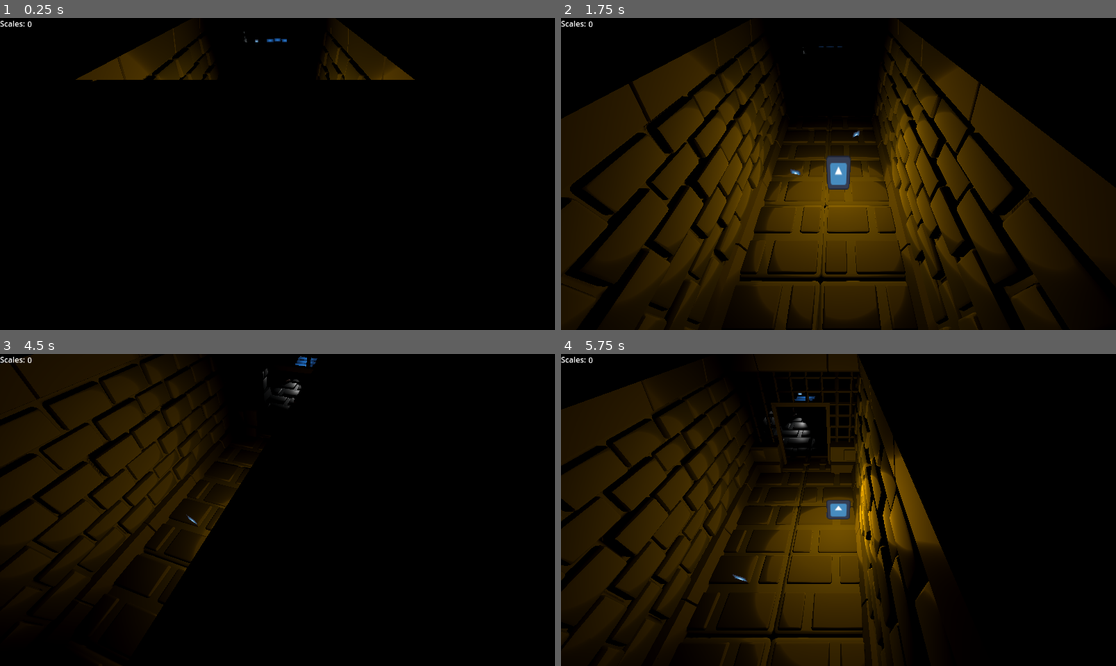
Above: before the commit, frames 1-4 (two rows, left to right).
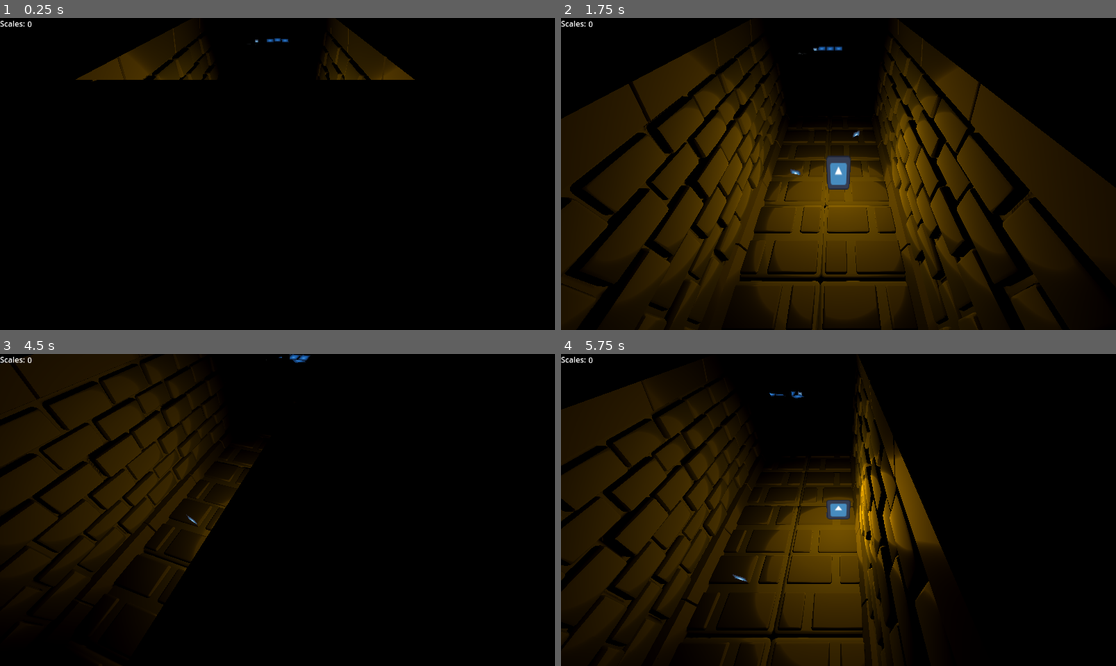
Above: after the commit, the same moments.

Repository: arrowira/KenneyJam
Game: Godot game, scene res://Scenes/Main.tscn
Two runs of this game, one before a commit and one after it. Both use one fixed random seed, a clock stepped at 60 frames per second and the inputs below. The engine's default icon, where the game draws it, is replaced by a stand-in: a white triangle on a blue panel in a dark square.
Inputs:
- Up to frame 1 (0.25 s): no input
- Up to frame 2 (1.75 s): tap Enter at 0.5 s; hold Ctrl (crouch) 0.53-1.28 s; hold W (up) from 0.53 s (still down); tap Shift (run) at 1.35 s
- Up to frame 3 (4.5 s): release W (up) at 2.03 s; hold Ctrl (crouch) 2.03-2.78 s; hold Q (cleft) 2.03-3.53 s; tap Space at 2.75, 4.25 s; tap Shift (run) at 2.85, 4.35 s; tap Enter at 3.5 s; hold S (down) 3.53-4.28 s; hold Ctrl (crouch) 3.53-4.28 s; hold E (cright) from 4.28 s (still down)
- Up to frame 4 (5.75 s): release E (cright) at 5.03 s; hold W (up) from 5.03 s (still down); hold Ctrl (crouch) from 5.03 s (still down)

The runs differ from the first frame. In frame 1, less than 0.1% of the frame differs, in the area x 43-53%, y 4-8%; in frame 2, less than 0.1%; in frame 3, 0.3%; in frame 4, 2.0%, in the area x 35-54%, y 0-39%.

Commit message:
Half Done Main Scene

Diff:
--- /dev/null
+++ b/kenney-jam/Scenes/Decorations/WallCorner.tscn
@@ -0,0 +1,23 @@
+[gd_scene load_steps=4 format=3 uid="uid://clhf7suosn316"]
+
+[ext_resource type="PackedScene" uid="uid://c0j7adwgu5owc" path="res://KayKit Dungeon Pack 1.0/Models/gltf/wallCorner.gltf.glb" id="1_tevg7"]
+
+[sub_resource type="BoxShape3D" id="BoxShape3D_g8yjt"]
+size = Vector3(1.4366913, 4.092041, 2.6637268)
+
+[sub_resource type="BoxShape3D" id="BoxShape3D_n6jfb"]
+size = Vector3(1.2659302, 4.083008, 1.3813477)
+
+[node name="WallCorner" type="Node3D"]
+
+[node name="wallCorner_gltf" parent="." instance=ExtResource("1_tevg7")]
+
+[node name="StaticBody3D" type="StaticBody3D" parent="."]
+
+[node name="CollisionShape3D" type="CollisionShape3D" parent="StaticBody3D"]
+transform = Transform3D(1, 0, 0, 0, 1, 0, 0, 0, 1, -0.021400452, 2.0257568, 0.6324005)
+shape = SubResource("BoxShape3D_g8yjt")
+
+[node name="CollisionShape3D2" type="CollisionShape3D" parent="StaticBody3D"]
+transform = Transform3D(1, 0, 0, 0, 1, 0, 0, 0, 1, -1.3405068, 2.0298467, 0.0026855469)
+shape = SubResource("BoxShape3D_n6jfb")
--- a/kenney-jam/Scenes/Main.tscn
+++ b/kenney-jam/Scenes/Main.tscn
@@ -17,7 +17,7 @@
 [ext_resource type="PackedScene" uid="uid://ollbhgqv15eu" path="res://Scenes/Decorations/wall.tscn" id="14_sxkr1"]
 [ext_resource type="AudioStream" uid="uid://b51vlpq523nmo" path="res://Sounds/soundreality-wind-blowing-457954.mp3" id="15_h1m7h"]
 [ext_resource type="AudioStream" uid="uid://mc812laenst" path="res://Sounds/sspsurvival-campfire-by-the-lake-campfire-by-the-swamp-the-sound-of-a-campfire-539178.mp3" id="16_erwvk"]
-[ext_resource type="PackedScene" uid="uid://ditc3wweafh43" path="res://Scenes/Decorations/Gate.tscn" id="16_sxkr1"]
+[ext_resource type="PackedScene" uid="uid://clhf7suosn316" path="res://Scenes/Decorations/WallCorner.tscn" id="16_sxkr1"]
 [ext_resource type="PackedScene" uid="uid://cpp5ehejmhh71" path="res://KayKit Dungeon Pack 1.0/Models/gltf/bookcaseWide.gltf.glb" id="17_2w5on"]
 [ext_resource type="PackedScene" uid="uid://b24m11ishcol7" path="res://Scenes/snake/snake.tscn" id="18_346fj"]
 
@@ -144,24 +144,6 @@
 [node name="wall_gltf39" parent="Geometry" instance=ExtResource("4_rgh2o")]
 transform = Transform3D(-3.934025e-08, 0, -0.9, 0, 0.9, 0, 0.9, 0, -3.934025e-08, 0.14670467, 0, -34.10179)
 
-[node name="wall_gltf30" parent="Geometry" instance=ExtResource("4_rgh2o")]
-transform = Transform3D(-3.934025e-08, 0, -0.9, 0, 0.9, 0, 0.9, 0, -3.934025e-08, -4.991352, 0, -23.54627)
-
-[node name="wall_gltf33" parent="Geometry" instance=ExtResource("4_rgh2o")]
-transform = Transform3D(-3.934025e-08, 0, -0.9, 0, 0.9, 0, 0.9, 0, -3.934025e-08, -4.991352, 0, -27.105042)
-
-[node name="wall_gltf52" parent="Geometry" instance=ExtResource("4_rgh2o")]
-transform = Transform3D(-3.934025e-08, 0, -0.9, 0, 0.9, 0, 0.9, 0, -3.934025e-08, -4.991352, 0, -16.46423)
-
-[node name="wall_gltf53" parent="Geometry" instance=ExtResource("4_rgh2o")]
-transform = Transform3D(-3.934025e-08, 0, -0.9, 0, 0.9, 0, 0.9, 0, -3.934025e-08, -4.991352, 0, -20.022999)
-
-[node name="wall_gltf34" parent="Geometry" instance=ExtResource("4_rgh2o")]
-transform = Transform3D(-3.934025e-08, 0, -0.9, 0, 0.9, 0, 0.9, 0, -3.934025e-08, -4.991352, 0, -30.30303)
-
-[node name="wall_gltf35" parent="Geometry" instance=ExtResource("4_rgh2o")]
-transform = Transform3D(-3.934025e-08, 0, -0.9, 0, 0.9, 0, 0.9, 0, -3.934025e-08, -4.991352, 0, -33.8618)
-
 [node name="wall_gltf41" parent="Geometry" instance=ExtResource("4_rgh2o")]
 transform = Transform3D(-3.934025e-08, 0, -0.9, 0, 0.9, 0, 0.9, 0, -3.934025e-08, -11.285173, 0, -18.16977)
 
@@ -217,7 +199,7 @@
 transform = Transform3D(-0.9, 0, 7.86805e-08, 0, 0.9, 0, -7.86805e-08, 0, -0.9, 10.473759, 0, -31.968298)
 
 [node name="wall_gltf31" parent="Geometry" instance=ExtResource("4_rgh2o")]
-transform = Transform3D(-0.9, 0, 7.86805e-08, 0, 0.9, 0, -7.86805e-08, 0, -0.9, -3.7447119, 0, -22.451092)
+transform = Transform3D(-0.9, 0, 7.86805e-08, 0, 0.9, 0, -7.86805e-08, 0, -0.9, 0.90025616, 0, -19.31589)
 
 [node name="wall_gltf32" parent="Geometry" instance=ExtResource("4_rgh2o")]
 transform = Transform3D(-0.9, 0, 7.86805e-08, 0, 0.9, 0, -7.86805e-08, 0, -0.9, -0.19874668, 0, -22.451092)
@@ -225,12 +207,6 @@
 [node name="wall_gltf13" parent="Geometry" instance=ExtResource("4_rgh2o")]
 transform = Transform3D(-0.9, 0, 7.86805e-08, 0, 0.9, 0, -7.86805e-08, 0, -0.9, 16.24529, 0, -8.931407)
 
-[node name="wall_gltf10" parent="Geometry" instance=ExtResource("4_rgh2o")]
-transform = Transform3D(-0.9, 0, 7.86805e-08, 0, 0.9, 0, -7.86805e-08, 0, -0.9, -6.123011, 0, -8.904314)
-
-[node name="wall_gltf36" parent="Geometry" instance=ExtResource("4_rgh2o")]
-transform = Transform3D(-0.9, 0, 7.86805e-08, 0, 0.9, 0, -7.86805e-08, 0, -0.9, -9.687098, 0, -8.904314)
-
 [node name="tileBrickA_small_gltf" parent="Geometry" instance=ExtResource("4_pbw6q")]
 transform = Transform3D(0.9, 0, 0, 0, 0.9, 0, 0, 0, 0.9, -1.2482378, -0.8351272, 0.29827416)
 
@@ -1128,12 +1104,6 @@
 [node name="tileBrickA_small_gltf8" parent="Geometry" instance=ExtResource("4_pbw6q")]
 transform = Transform3D(0.9, 0, 0, 0, 0.9, 0, 0, 0, 0.9, 0.5377438, -0.8351272, 3.8686886)
 
-[node name="wallCorner_gltf" parent="Geometry" instance=ExtResource("5_jw32o")]
-transform = Transform3D(0.9, 0, 0, 0, 0.9, 0, 0, 0, 0.9, -2.568208, 0, -8.904676)
-
-[node name="wallCorner_gltf2" parent="Geometry" instance=ExtResource("5_jw32o")]
-transform = Transform3D(-0.007681149, 0, 0.8999672, 0, 0.9, 0, -0.8999672, 0, -0.007681149, 2.041827, 0, -8.904676)
-
 [node name="wallCorner_gltf4" parent="Geometry" instance=ExtResource("5_jw32o")]
 transform = Transform3D(-0.023669036, 0, -0.8996886, 0, 0.9, 0, 0.8996886, 0, -0.023669036, 18.728455, 9.536743e-07, -8.926356)
 
@@ -1158,9 +1128,6 @@
 [node name="bookcaseWide_gltf" parent="Geometry" instance=ExtResource("17_2w5on")]
 transform = Transform3D(0.94195795, 0, -0.3357311, 0, 1, 0, 0.3357311, 0, 0.94195795, -2.469521, 0, -11.300618)
 
-[node name="wall_gltf54" parent="Geometry" instance=ExtResource("14_sxkr1")]
-transform = Transform3D(-4.371139e-08, 0, 1, 0, 1, 0, -1, 0, -4.371139e-08, -3.246788, 0, -14.532382)
-
 [node name="wall_gltf5" parent="Geometry" instance=ExtResource("14_sxkr1")]
 transform = Transform3D(0.9, 0, 0, 0, 0.9, 0, 0, 0, 0.9, 0.9580674, 0, 3.873672)
 
@@ -1170,6 +1137,24 @@
 [node name="wall_gltf55" parent="Geometry" instance=ExtResource("14_sxkr1")]
 transform = Transform3D(-3.934025e-08, 0, 0.9, 0, 0.9, 0, -0.9, 0, -3.934025e-08, 1.9760649, 0, -2.0188944)
 
+[node name="wall_gltf54" parent="Geometry" instance=ExtResource("14_sxkr1")]
+transform = Transform3D(-3.934025e-08, 0, 0.9, 0, 0.9, 0, -0.9, 0, -3.934025e-08, -4.9728365, 0, -16.405201)
+
+[node name="wall_gltf60" parent="Geometry" instance=ExtResource("14_sxkr1")]
+transform = Transform3D(-3.934025e-08, 0, 0.9, 0, 0.9, 0, -0.9, 0, -3.934025e-08, -4.9984636, 0, -19.973595)
+
+[node name="wall_gltf61" parent="Geometry" instance=ExtResource("14_sxkr1")]
+transform = Transform3D(-3.934025e-08, 0, 0.9, 0, 0.9, 0, -0.9, 0, -3.934025e-08, -4.9728365, 0, -23.486807)
+
+[node name="wall_gltf62" parent="Geometry" instance=ExtResource("14_sxkr1")]
+transform = Transform3D(-3.934025e-08, 0, 0.9, 0, 0.9, 0, -0.9, 0, -3.934025e-08, -4.9984636, 0, -27.0552)
+
+[node name="wall_gltf63" parent="Geometry" instance=ExtResource("14_sxkr1")]
+transform = Transform3D(-3.934025e-08, 0, 0.9, 0, 0.9, 0, -0.9, 0, -3.934025e-08, -4.9728365, 0, -30.655256)
+
+[node name="wall_gltf64" parent="Geometry" instance=ExtResource("14_sxkr1")]
+transform = Transform3D(-3.934025e-08, 0, 0.9, 0, 0.9, 0, -0.9, 0, -3.934025e-08, -4.9984636, 0, -34.223648)
+
 [node name="wall_gltf56" parent="Geometry" instance=ExtResource("14_sxkr1")]
 transform = Transform3D(-3.934025e-08, 0, 0.9, 0, 0.9, 0, -0.9, 0, -3.934025e-08, 1.9760649, 0, -5.61663)
 
@@ -1179,14 +1164,17 @@
 [node name="wall_gltf58" parent="Geometry" instance=ExtResource("14_sxkr1")]
 transform = Transform3D(-3.934025e-08, 0, 0.9, 0, 0.9, 0, -0.9, 0, -3.934025e-08, -2.5943892, 0, -2.0188944)
 
+[node name="WallCorner" parent="Geometry" instance=ExtResource("16_sxkr1")]
+transform = Transform3D(-3.9340247e-08, 0, 0.8999999, 0, 0.9, 0, -0.8999999, 0, -3.9340247e-08, 1.9725637, 0, -8.9214945)
+
+[node name="WallCorner2" parent="Geometry" instance=ExtResource("16_sxkr1")]
+transform = Transform3D(0.8999999, 0, 0, 0, 0.8999999, 0, 0, 0, 0.8999999, -2.5910034, 0, -8.9214945)
+
 [node name="wall_gltf59" parent="Geometry" instance=ExtResource("14_sxkr1")]
 transform = Transform3D(-3.934025e-08, 0, 0.9, 0, 0.9, 0, -0.9, 0, -3.934025e-08, -2.5943892, 0, -5.61663)
 
 [node name="wall_gltf6" parent="Geometry" instance=ExtResource("14_sxkr1")]
 transform = Transform3D(0.9, 0, 0, 0, 0.9, 0, 0, 0, 0.9, -2.6261482, 0, 3.873672)
-
-[node name="Gate" parent="Geometry" instance=ExtResource("16_sxkr1")]
-transform = Transform3D(1, 0, 0, 0, 1, 0, 0, 0, 1, -0.3099873, 0, -6.4045553)
 
 [node name="Border" type="Node3D" parent="."]
 
